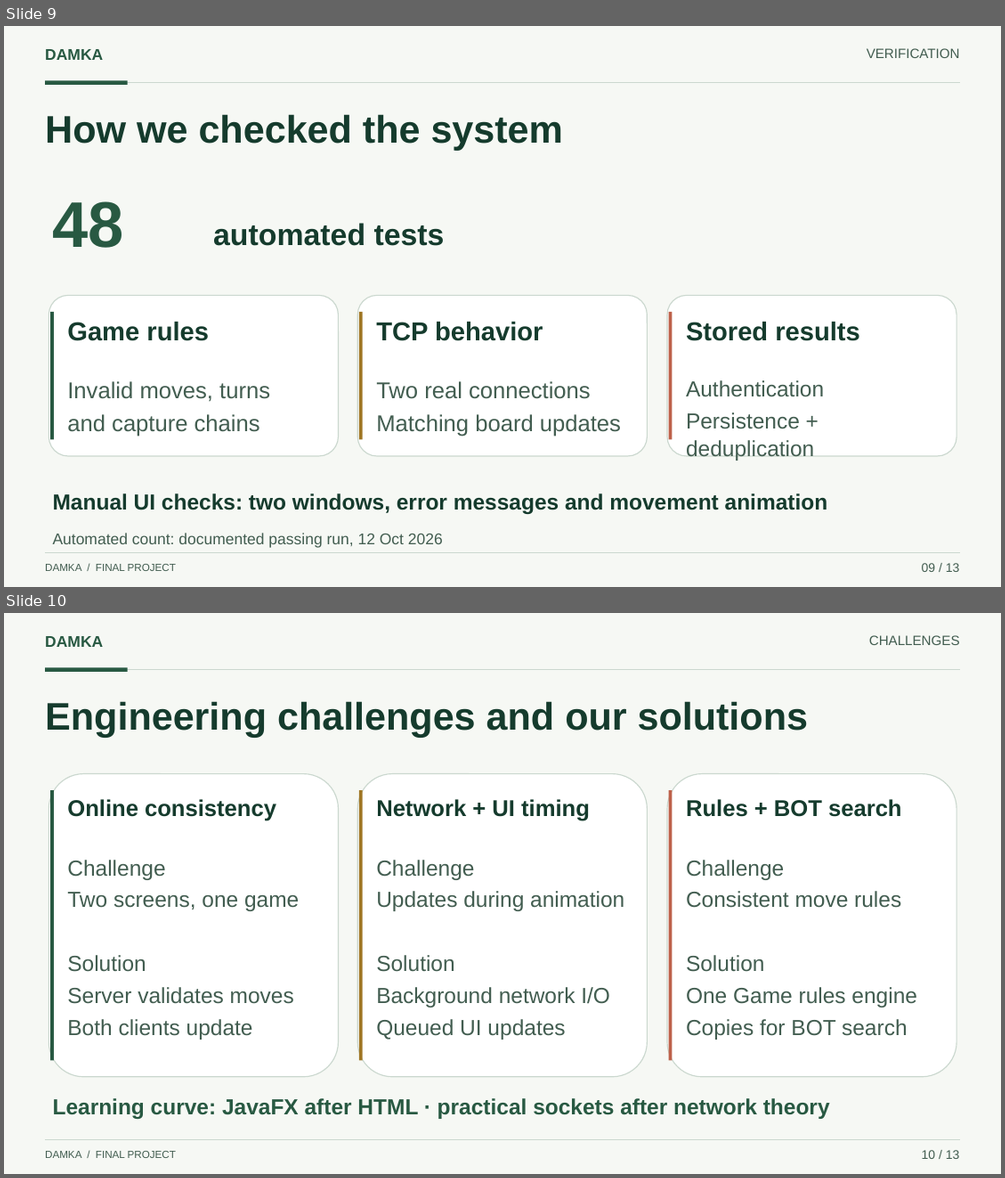
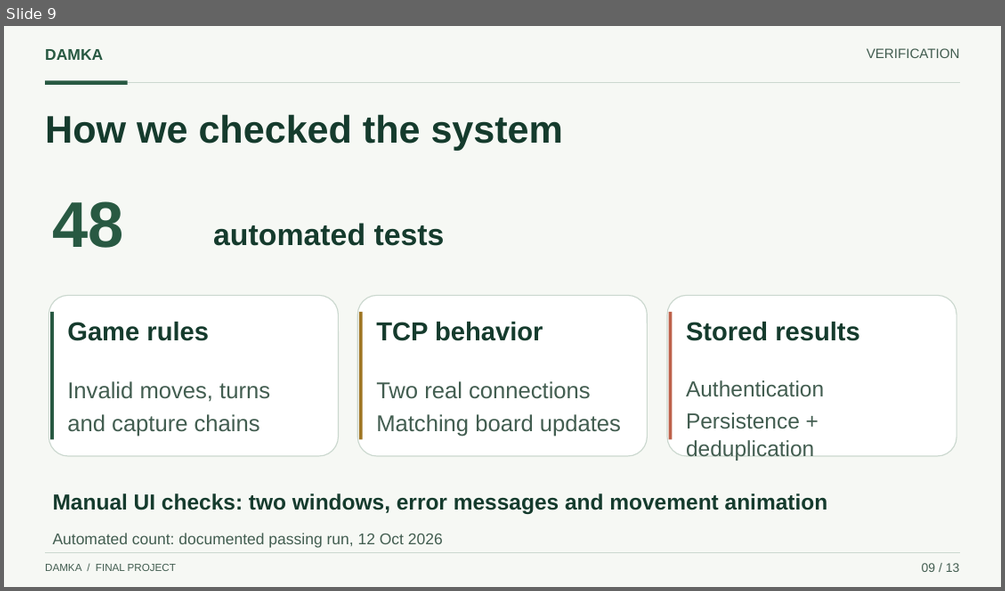
Before and after one commit to MuthannaFrhat/damka-game, a slide deck: docs/presentation/Damka_Presentation.pptx. Shown one above the other, each under a label of ours: slides 9 and 10 before the commit, slide 9 after it. The pictures are 1005x1178 and 1005x591 pixels, drawn with LibreOffice and Linux fonts; fonts in the diff are those of the drawing. Boxes give left, top, right and bottom in pixels: in the first picture for what was removed or moved away, otherwise in the second. Text is boxed around its words. In the diff, an @@ line names an element or a change of style, - is before the commit and + after.

Commit message:
Align presentation with project book and clarify technical terms

```diff
--- a/docs/presentation/Damka_Presentation.pptx
+++ b/docs/presentation/Damka_Presentation.pptx
@@ slide 10 removed at (4,613,1001,1174), background #F6F8F4 @@
@@ text removed at (45,636,103,647) @@
-DAMKA
@@ text removed at (869,635,960,645) @@
-CHALLENGES
@@ line removed from (45, 670) to (960, 670) @@
@@ rectangle removed at (45,667,128,672) @@
@@ text removed at (45,701,808,738) @@
-Engineering challenges and our solutions
@@ rounded rectangle removed at (48,774,339,1077) @@
@@ rectangle removed at (50,790,53,1060) @@
@@ text removed at (67,799,276,821) @@
-Online consistency
@@ rounded rectangle removed at (357,774,647,1077) @@
@@ rectangle removed at (359,790,362,1060) @@
@@ text removed at (376,799,590,821) @@
-Network + UI timing
@@ rounded rectangle removed at (667,774,956,1077) @@
@@ rectangle removed at (669,790,672,1060) @@
@@ text removed at (686,799,902,817) @@
-Rules + BOT search
@@ text removed at (67,860,299,1039) @@
-Challenge
-Two screens, one game
-Solution
-Server validates moves
-Both clients update
@@ text removed at (376,860,624,1039) @@
-Challenge
-Updates during animation
-Solution
-Background network I/O
-Queued UI updates
@@ text removed at (686,860,917,1039) @@
-Challenge
-Consistent move rules
-Solution
-One Game rules engine
-Copies for BOT search
@@ text removed at (53,1098,830,1119) @@
-Learning curve: JavaFX after HTML · practical sockets after network theory
@@ line removed from (45, 1140) to (960, 1140) @@
@@ text removed at (45,1151,176,1158) @@
-DAMKA / FINAL PROJECT
@@ text removed at (922,1150,960,1159) @@
-10 / 13
```
Also in this commit, not shown: 2 slides changed, 2 slides added, 1 other slide removed, 4 other files.
